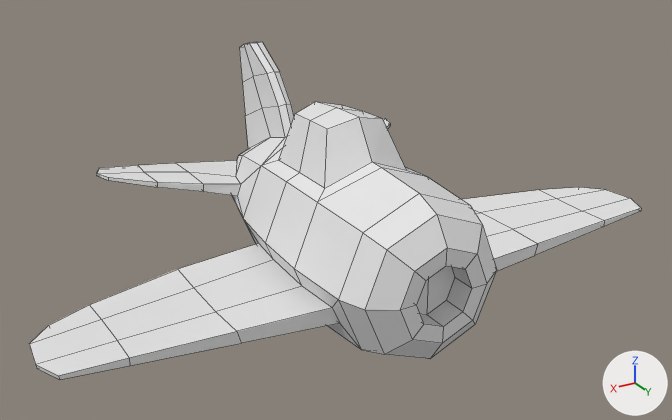
A saved change to the Blender file aviao.blend.
The view is the same before and after, from a 50 mm camera at (4.82, 8.1, 4.17) aimed at (0.08, 0.2, 0.22). Arrows for +X, +Y and +Z are at lower right; the lights stay in place. Mesh edges are drawn as thin lines.
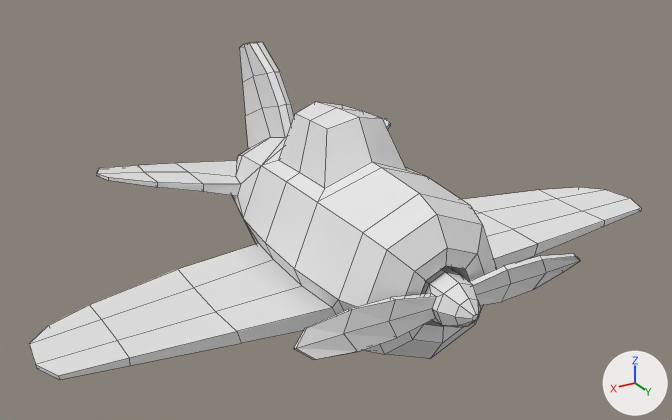
Commit message: Modelagem do avião completa

What the commit changed:
Mesh me_cylinder_001 is new.
It has 100 vertices, 94 faces and spans x -1.64..1.64, y -0.25..0.25, z -0.25..0.72.
Object 'Cylinder.001' (ob_cylinder_001) is new; it shows me_cylinder_001.
Its location is (0.0, 1.777, 0.0).
Its rotation in degrees is (-90, 0, 0).

Changed parts and their boxes [x1, y1, x2, y2] in the pictures (672 x 420 px):
'Cylinder.001', added
    after: [294, 254, 580, 360]
